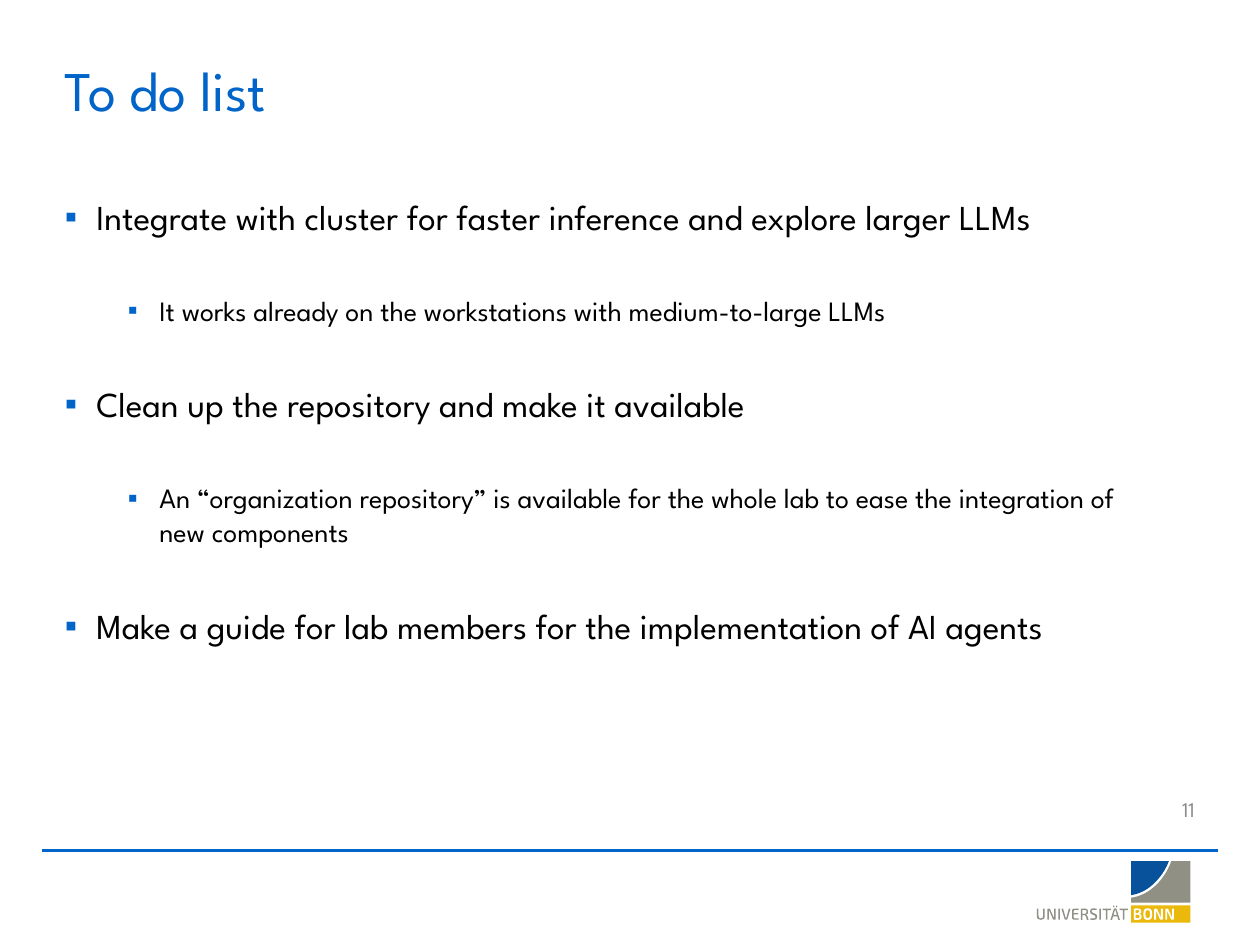
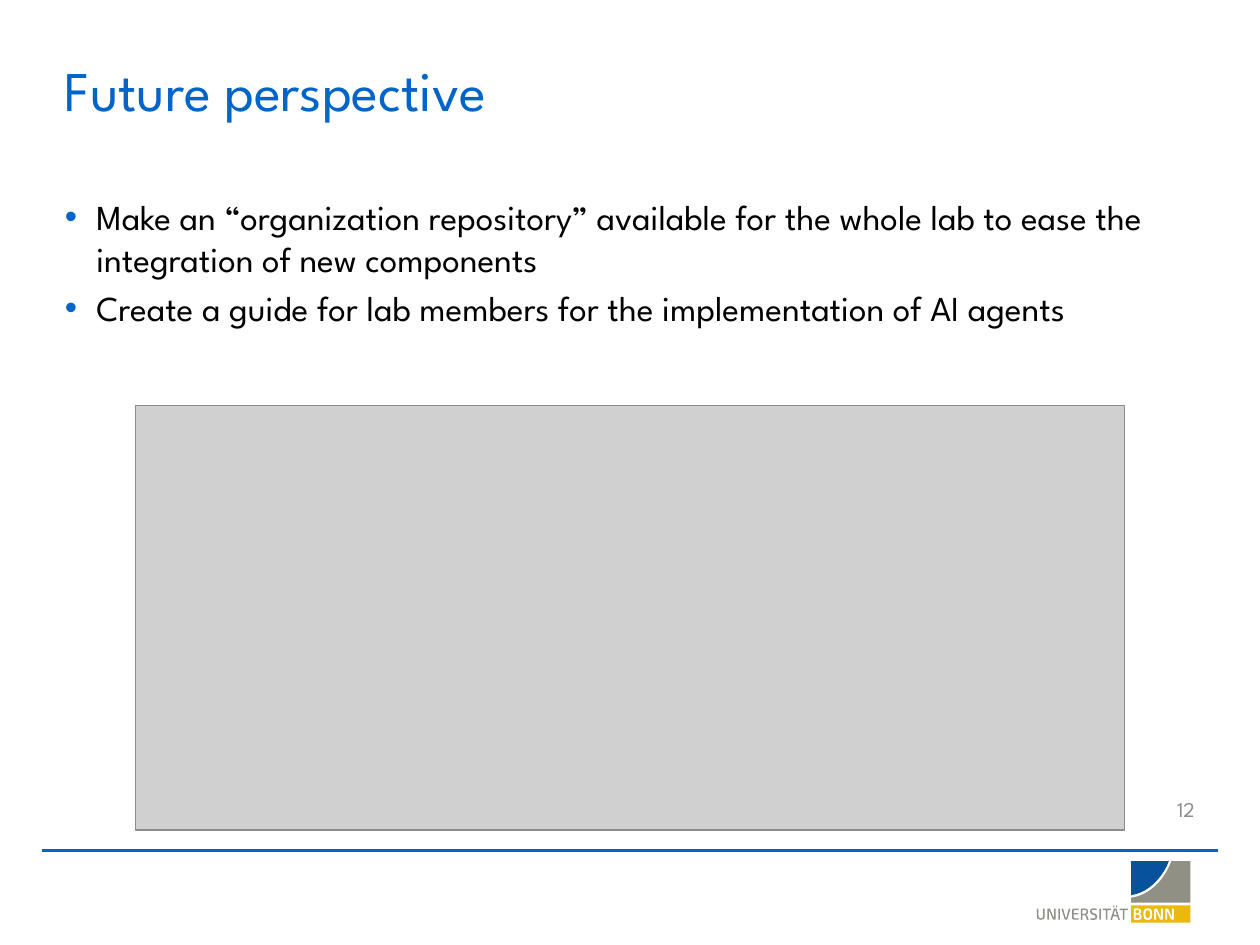
Before and after one commit to LSI-Uni-Bonn/ChemicHAL, a slide deck: slide 12 of slides/AI_Agent_Explainability.pptx (slide 11 before the commit). Drawn at 1260x945 pixels with LibreOffice and Linux fonts; fonts in the diff are those of the drawing; grey boxes stand for pictures; background and template pictures are left out. Boxes give left, top, right and bottom in pixels: in the first picture for what was removed or moved away, otherwise in the second. Text is boxed around its words. In the diff, an @@ line names an element or a change of style, - is before the commit and + after.

```diff
--- a/slides/AI_Agent_Explainability.pptx
+++ b/slides/AI_Agent_Explainability.pptx
@@ title at (65,74,486,123): text changed @@
-To do list
+Future perspective
@@ text at (96,205,1141,329): text changed @@
-▪ Integrate with cluster for faster inference and explore larger LLMs
-  ▪ It works already on the workstations with medium-to-large LLMs
-▪ Clean up the repository and make it available
-  ▪ An “organization repository” is available for the whole lab to ease the integration of new components
-▪ Make a guide for lab members for the implementation of AI agents
+• Make an “organization repository” available for the whole lab to ease the integration of new components
+• Create a guide for lab members for the implementation of AI agents
@@ picture added at (135,406,1124,830) @@
@@ page number at (1177,803,1195,817): text changed @@
-11
+12
```
Also in this commit, not shown: 2 other slides changed, 9 slides added, 9 slides removed, 9 other files.
